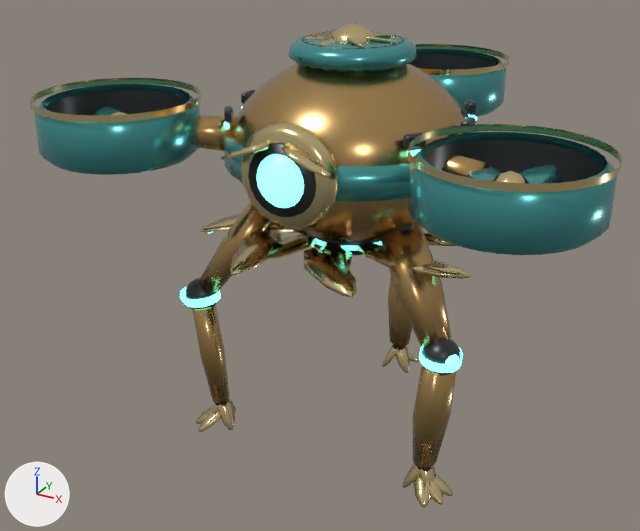
An edit to the FBX model assets/export/enemies/sky_citadel/TurbineDrone.fbx, drawn before and after from the same camera.
Camera for both pictures: a 50 mm camera at (10.934, -1.854, 1.759) aimed at (9.897, 0.031, 0.816). The lights are fixed; the arrows at lower left show +X, +Y and +Z. The older version comes first.

The older version as bpy lines, for what is in view:
```python
me_turbinedrone_body = bpy.data.meshes.new('TurbineDrone_Body')
me_turbinedrone_body.from_pydata(...)  # 4810 vertices, 4224 faces; spans x -0.671..0.671, y -0.47..0.745, z 0.38..1.45
# faces by material slot: [844, 912, 866, 1602]
me_turbinedrone_body.materials.append(mat_td_bronze)  # orange #c4a069
me_turbinedrone_body.materials.append(mat_td_teal)  # cyan #50a2a2
me_turbinedrone_body.materials.append(mat_td_iron)  # dark grey #3f4245
me_turbinedrone_body.materials.append(mat_td_brass)  # beige #e1cb95
me_turbinedrone_glow = bpy.data.meshes.new('TurbineDrone_Glow')
me_turbinedrone_glow.from_pydata(...)  # 710 vertices, 674 faces; spans x -0.38..0.38, y -0.355..0.437, z 0.748..1.231
me_turbinedrone_glow.materials.append(mat_td_glow)  # cyan #7cf9ed, glowing cyan #6cf3e7
ob_turbinedrone_body = bpy.data.objects.new('TurbineDrone_Body', me_turbinedrone_body)
ob_turbinedrone_body.location = (10.0, 0.0, 0.0)
ob_turbinedrone_glow = bpy.data.objects.new('TurbineDrone_Glow', me_turbinedrone_glow)
ob_turbinedrone_glow.location = (10.0, 0.0, 0.0)
```
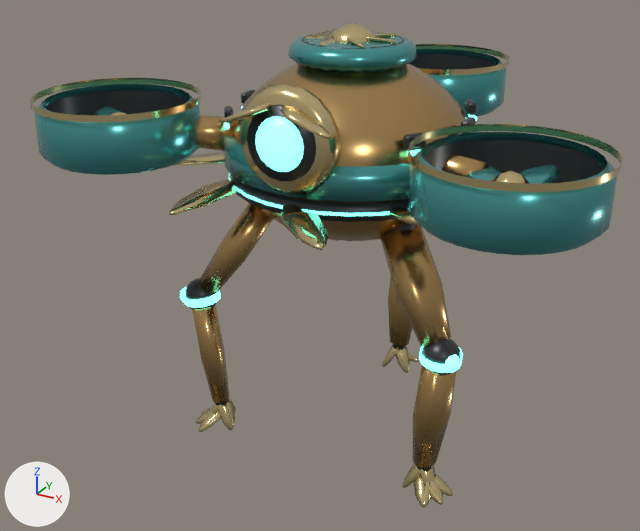
What differs and where, as boxes (x1, y1, x2, y2) in the pictures (640 x 531 px; the box of a moved part takes in the faces that stretch with it):
part 1 of me_turbinedrone_glow, moved or reshaped: before (256, 154, 304, 208); after (255, 116, 304, 172)
part 2 of me_turbinedrone_glow, deleted (mostly hidden): before (208, 231, 382, 250)
part 3 of me_turbinedrone_glow, added (mostly hidden): after (229, 173, 390, 216)
part 4 of me_turbinedrone_body, moved or reshaped: before (240, 122, 339, 230); after (239, 84, 340, 195)
part 5 of me_turbinedrone_body, moved or reshaped: before (248, 143, 316, 217); after (247, 105, 316, 181)
part 6 of me_turbinedrone_body, added: after (231, 175, 409, 222)
part 7 of me_turbinedrone_body, moved or reshaped: before (281, 143, 331, 178); after (281, 105, 332, 139)
part 8 of me_turbinedrone_body, moved or reshaped: before (221, 140, 271, 160); after (219, 102, 271, 123)
part 9 of me_turbinedrone_body, added (beige): after (175, 152, 225, 165)
part 10 of me_turbinedrone_body, added: after (169, 179, 237, 215)
part 11 of me_turbinedrone_body, added: after (281, 204, 328, 250)
part 12 of me_turbinedrone_body, added: after (389, 207, 421, 226)
part 13 of me_turbinedrone_body, deleted: before (200, 213, 471, 298)

Diff of the bpy script that builds the scene:
```diff
--- a/assets/export/enemies/sky_citadel/TurbineDrone.fbx.py
+++ b/assets/export/enemies/sky_citadel/TurbineDrone.fbx.py
@@ me_turbinedrone_body @@
-me_turbinedrone_body.from_pydata(...)  # 4810 vertices, 4224 faces; spans x -0.671..0.671, y -0.47..0.745, z 0.38..1.45
+me_turbinedrone_body.from_pydata(...)  # 4586 vertices, 4024 faces; spans x -0.671..0.671, y -0.47..0.745, z 0.38..1.45
+# me_turbinedrone_body part 4: the loose piece of 60 vertices spanning x -0.12..0.12, y -0.32..-0.27, z 1.05..1.29 is moved by (0.0, 0.0, 0.08)
+# me_turbinedrone_body part 5: the loose piece of 40 vertices spanning x -0.085..0.085, y -0.33..-0.3, z 1.085..1.255 is moved by (0.0, 0.0, 0.08)
+# me_turbinedrone_body part 6: a new loose piece, a 28-sided cylinder along z spanning x -0.292..0.292, y -0.292..0.292, z 1.08..1.116, in mat_td_iron (dark grey #3f4245)
+# me_turbinedrone_body part 7: the loose piece of 30 vertices spanning x 0.017..0.132, y -0.373..-0.313, z 1.204..1.256 is moved by (0.0, 0.0, 0.08)
+# me_turbinedrone_body part 8: the loose piece of 30 vertices spanning x -0.132..-0.017, y -0.373..-0.313, z 1.204..1.256 is moved by (0.0, 0.0, 0.08)
+# me_turbinedrone_body part 9: a new loose piece of 25 vertices spanning x -0.462..-0.276, y -0.173..0.012, z 1.088..1.108, in mat_td_brass (beige #e1cb95)
+# me_turbinedrone_body part 10: a new loose piece of 25 vertices spanning x -0.241..-0.16, y -0.445..-0.205, z 1.088..1.108, in mat_td_brass (beige #e1cb95)
+# me_turbinedrone_body part 11: a new loose piece of 25 vertices spanning x -0.012..0.173, y -0.462..-0.276, z 1.088..1.108, in mat_td_brass (beige #e1cb95)
+# me_turbinedrone_body part 12: a new loose piece of 25 vertices spanning x 0.205..0.445, y -0.241..-0.16, z 1.088..1.108, in mat_td_brass (beige #e1cb95)
+# me_turbinedrone_body part 13: 17 loose pieces with 480 vertices, spanning x -0.359..0.359, y -0.359..0.359, z 0.92..0.971, are deleted
+# other edits to the shape of me_turbinedrone_body do not show in these pictures
 me_turbinedrone_body.materials.append(mat_td_bronze)
@@ me_turbinedrone_glow @@
-me_turbinedrone_glow.from_pydata(...)  # 710 vertices, 674 faces; spans x -0.38..0.38, y -0.355..0.437, z 0.748..1.231
+me_turbinedrone_glow.from_pydata(...)  # 726 vertices, 680 faces; spans x -0.433..0.433, y -0.433..0.437, z 0.748..1.31
+# me_turbinedrone_glow part 1: the loose piece of 146 vertices spanning x -0.06..0.06, y -0.355..-0.295, z 1.11..1.23 is moved by (0.0, 0.0, 0.08)
+# me_turbinedrone_glow part 2: 9 loose pieces with 120 vertices, spanning x -0.34..0.34, y -0.34..0.34, z 0.932..0.953, are deleted
+# me_turbinedrone_glow part 3
+# 108 vertices are added at x -0.433..0.433, y -0.433..0.433, z 1.094..1.102
+# 28 new vertices lie (0.0, 0.0, 0.008) away from vertices in x -0.297..0.297, y -0.297..0.297, z 1.094
+# 84 new faces join them
 me_turbinedrone_glow.materials.append(mat_td_glow)
```
